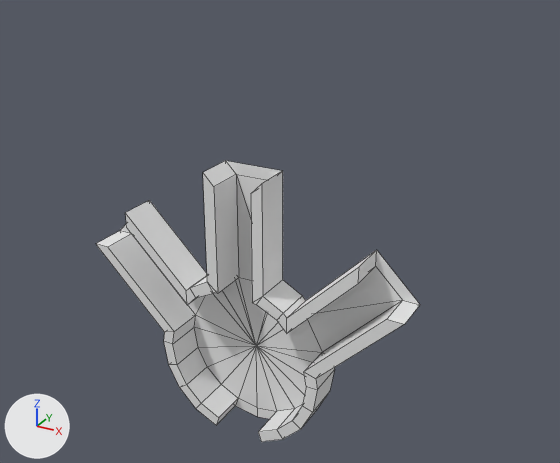
A saved change to the Blender file Editing Files/Addon.blend.
Rendered twice from a 50 mm lens placed at (91.2, -152.8, 121.5), pointed at (7.0, 0.5, 44.9). Lighting does not change. The marker at lower left points along +X, +Y and +Z. Mesh edges are drawn as thin lines.

In view in the first picture: 'Floors', 'Floors to Asymmetry', 'Floors to Critical Path', 'Walls', 'Walls to Asymmetry', 'Walls to Critical Path', 'Walls to Intimacy'.
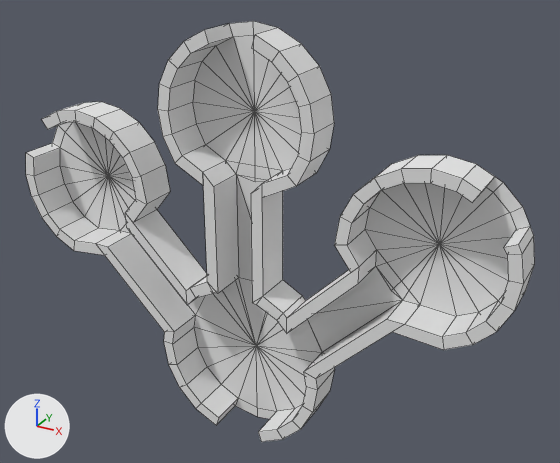
Boxes [x1, y1, x2, y2] around the edits, measured in the pictures (560 x 463 px):
```json
{"object": "Floors", "change": "reshaped", "before": [194, 278, 322, 411], "after": [60, 35, 516, 411], "on screen": "254% wider, 181% taller"}
{"object": "Walls", "change": "reshaped", "before": [164, 276, 335, 442], "after": [26, 21, 535, 442], "on screen": "197% wider, 153% taller"}
{"part": 1, "of": "me_cylinder_008", "change": "added", "after": [334, 155, 535, 350]}
{"part": 2, "of": "me_cylinder_008", "change": "added", "after": [26, 102, 170, 255]}
{"part": 3, "of": "me_cylinder_008", "change": "added", "after": [158, 21, 334, 198]}
{"part": 4, "of": "me_cylinder_001", "change": "added", "after": [60, 122, 136, 233]}
{"part": 5, "of": "me_cylinder_001", "change": "added", "after": [193, 35, 301, 182]}
{"part": 6, "of": "me_cylinder_001", "change": "added", "after": [366, 183, 516, 316]}
```

Scene script edits in JSON lines:
```json
{"op": "add", "block": "mat_gameobjectmat", "code": ["mat_gameobjectmat = diffuse_material('GameObjectMat')", "mat_gameobjectmat.base_color = (0.8, 0.8, 0.8)  # white #e7e7e7"]}
{"block": "me_cylinder_008", "where": "# used by ob_walls; location = (0.0, 0.0, 0.0); rotation_euler = (1.571, 0.0, 0.0), in degrees (90, 0, 0)"}
{"op": "remove", "block": "me_cylinder_008", "code": "me_cylinder_008.from_pydata(...)  # 78 vertices, 65 faces; spans x -23.0..23.0, y -12.7..32.1, z 0.0..10.0"}
{"op": "add", "block": "me_cylinder_008", "code": "me_cylinder_008.from_pydata(...)  # 294 vertices, 262 faces; spans x -66.6..67.6, y -12.7..94.9, z 0.0..10.0"}
{"block": "me_cylinder_008", "change": "me_cylinder_008 part 1: a new loose piece of 76 vertices spanning x 26.4..67.6, y 30.8..71.0, z 0.0..10.0"}
{"block": "me_cylinder_008", "change": "me_cylinder_008 part 2: a new loose piece of 70 vertices spanning x -66.6..-25.4, y 30.7..70.9, z 0.0..10.0"}
{"block": "me_cylinder_008", "change": "me_cylinder_008 part 3: a new loose piece of 70 vertices spanning x -20.1..21.0, y 57.4..94.9, z 0.0..10.0"}
{"op": "add", "block": "me_cylinder_008", "code": "me_cylinder_008.materials.append(mat_gameobjectmat)  # white #e7e7e7"}
{"block": "me_cylinder_001", "where": "# used by ob_floors; location = (0.0, 0.0, 0.0); rotation_euler = (1.571, 0.0, 0.0), in degrees (90, 0, 0)"}
{"op": "remove", "block": "me_cylinder_001", "code": "me_cylinder_001.from_pydata(...)  # 22 vertices, 21 faces; spans x -20.0..20.0, y -9.7..29.5, z 0.0"}
{"op": "add", "block": "me_cylinder_001", "code": "me_cylinder_001.from_pydata(...)  # 85 vertices, 81 faces; spans x -63.6..64.5, y -9.7..91.9, z 0.0"}
{"block": "me_cylinder_001", "change": "me_cylinder_001 part 4: a new loose piece of 21 vertices spanning x -63.6..-28.6, y 33.8..67.9, z 0.0, in mat_gameobjectmat (white #e7e7e7)"}
{"block": "me_cylinder_001", "change": "me_cylinder_001 part 5: a new loose piece of 21 vertices spanning x -17.1..17.9, y 56.9..91.9, z 0.0, in mat_gameobjectmat (white #e7e7e7)"}
{"block": "me_cylinder_001", "change": "me_cylinder_001 part 6: a new loose piece of 21 vertices spanning x 29.6..64.5, y 33.8..68.0, z 0.0, in mat_gameobjectmat (white #e7e7e7)"}
{"op": "add", "block": "me_cylinder_001", "code": "me_cylinder_001.materials.append(mat_gameobjectmat)  # white #e7e7e7"}
```
